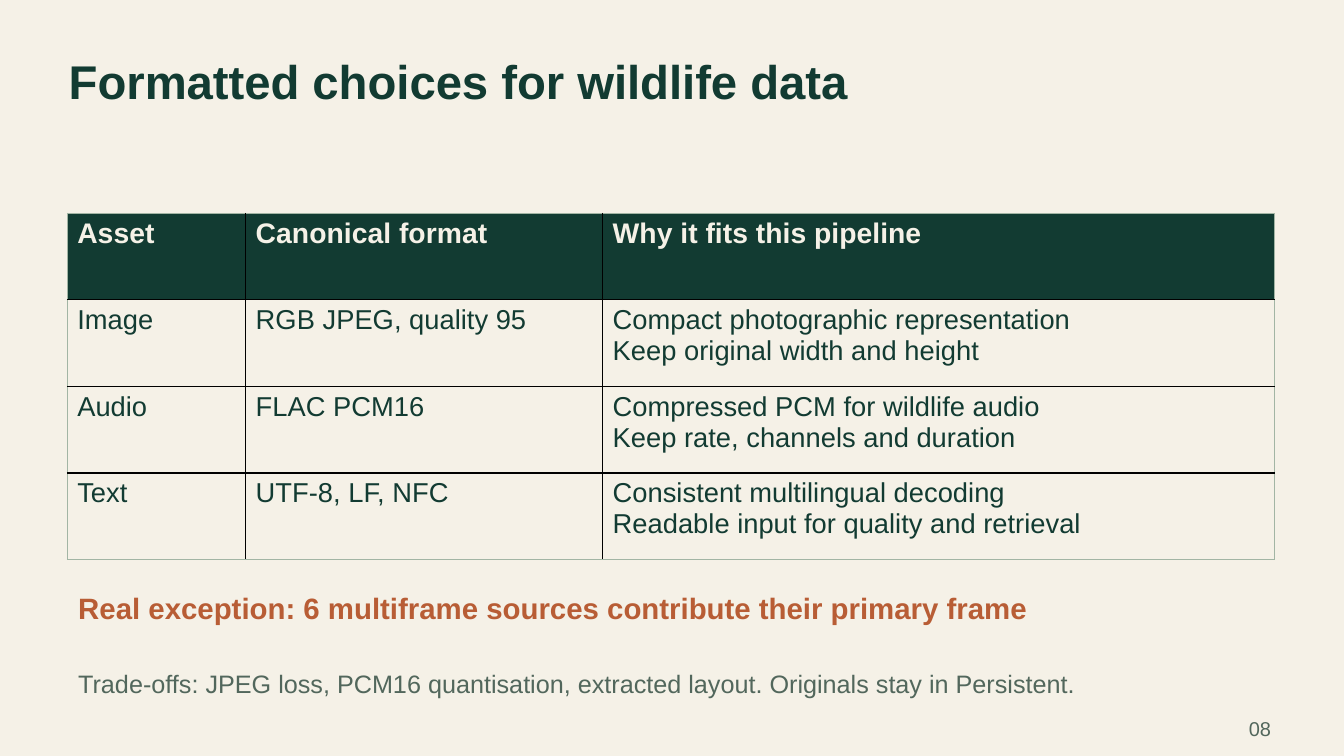
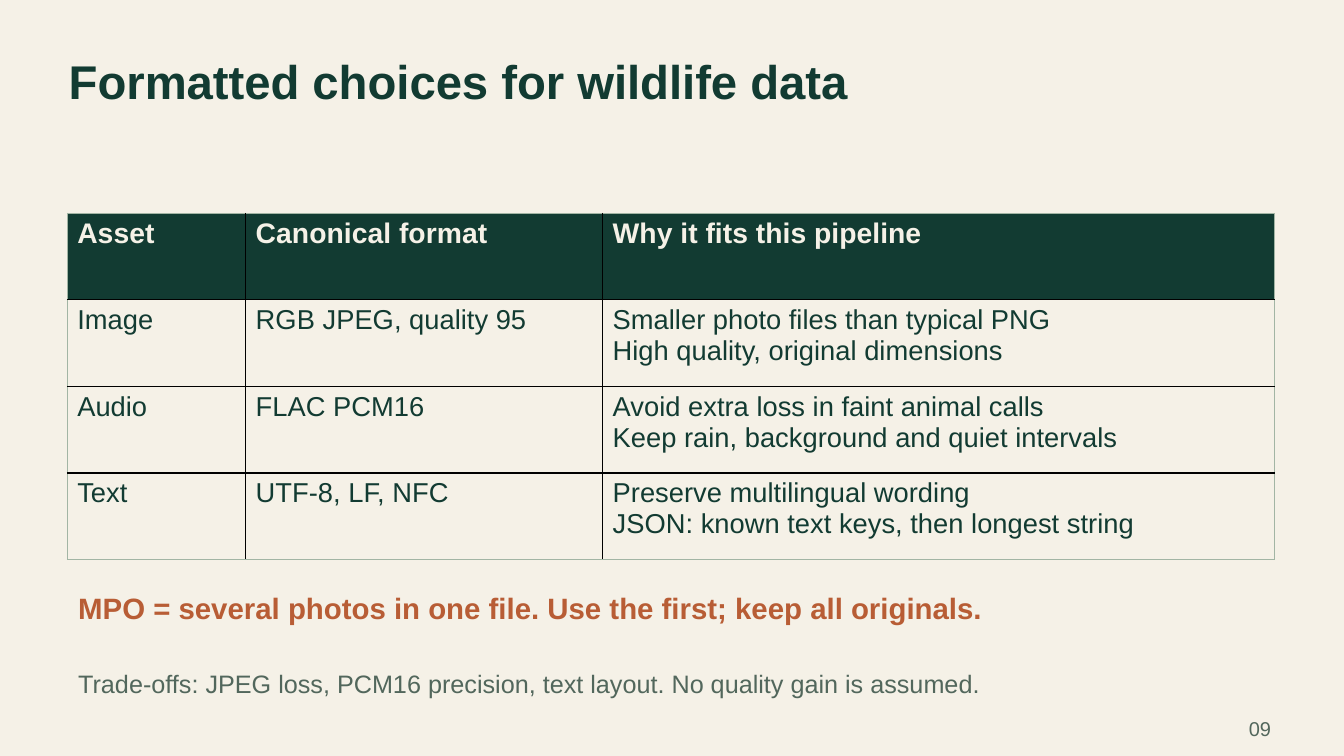
Before and after one commit to SambhavMayani/ADSBDB, a slide deck: slide 9 of docs/presentation/EcoSentinel_presentation.pptx (slide 8 before the commit). Drawn at 1344x756 pixels with LibreOffice and Linux fonts; fonts in the diff are those of the drawing. Boxes give left, top, right and bottom in pixels: in the first picture for what was removed or moved away, otherwise in the second. Text is boxed around its words. In the diff, an @@ line names an element or a change of style, - is before the commit and + after.

```diff
--- a/docs/presentation/EcoSentinel_presentation.pptx
+++ b/docs/presentation/EcoSentinel_presentation.pptx
@@ table at [68,213,1275,560] @@
-row 2, column 3: Compact photographic representation / Keep original width and height
+row 2, column 3: Smaller photo files than typical PNG / High quality, original dimensions
-row 3, column 3: Compressed PCM for wildlife audio / Keep rate, channels and duration
+row 3, column 3: Avoid extra loss in faint animal calls / Keep rain, background and quiet intervals
-row 4, column 3: Consistent multilingual decoding / Readable input for quality and retrieval
+row 4, column 3: Preserve multilingual wording / JSON: known text keys, then longest string
@@ text at [78,597,982,625]: text changed @@
-Real exception: 6 multiframe sources contribute their primary frame
+MPO = several photos in one file. Use the first; keep all originals.
@@ text at [78,674,979,698]: text changed @@
-Trade-offs: JPEG loss, PCM16 quantisation, extracted layout. Originals stay in Persistent.
+Trade-offs: JPEG loss, PCM16 precision, text layout. No quality gain is assumed.
@@ text at [1249,722,1271,736]: text changed @@
-08
+09
```
Also in this commit, not shown: 19 other slides changed, 1 slide added, 29 other files.
